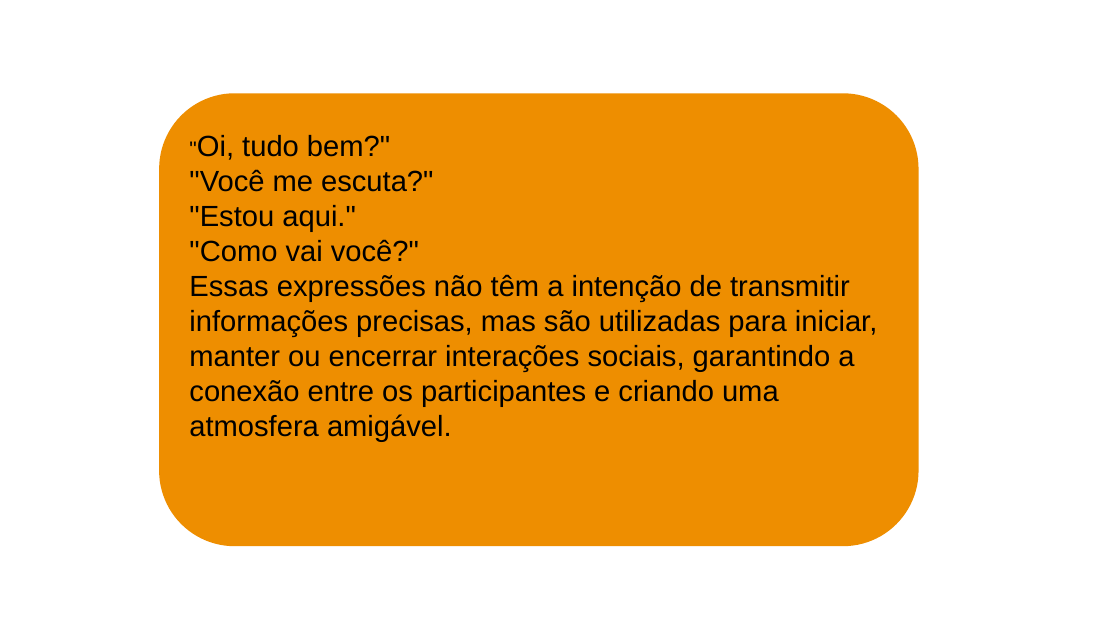
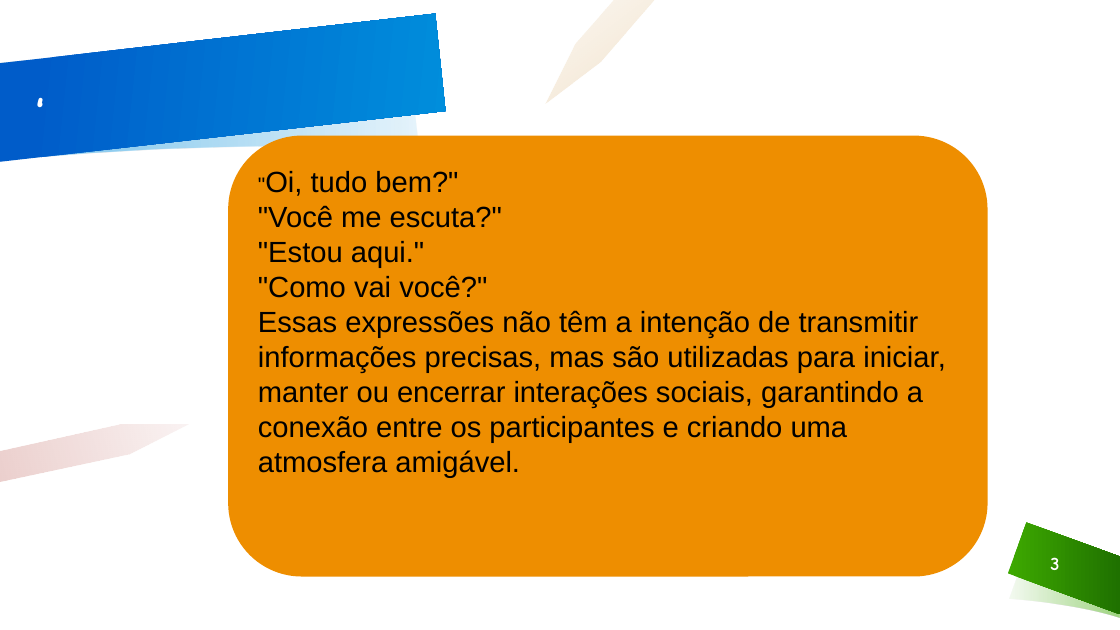
Before and after one commit to 1phantm1/SeminarioPT, a slide deck: slide 3 of funcaoFatica.pptx. Drawn at 1120x630 pixels with LibreOffice and Linux fonts; fonts in the diff are those of the drawing; background and template pictures are left out. Boxes give left, top, right and bottom in pixels: in the first picture for what was removed or moved away, otherwise in the second. Text is boxed around its words. In the diff, an @@ line names an element or a change of style, - is before the commit and + after.

Commit message:
abc

```diff
--- a/funcaoFatica.pptx
+++ b/funcaoFatica.pptx
@@ rectangle removed at <box>0,0,1120,630</box> @@
@@ freeform shape added at <box>0,13,446,163</box>, fill gradient #005CC9 to #008EDC @@
@@ title added at <box>21,9,436,179</box>, 40 pt, text #FFFFFF, bold @@
+‘
@@ freeform shape removed at <box>507,0,717,511</box> @@
@@ freeform shape removed at <box>509,0,1091,592</box> @@
@@ freeform shape removed at <box>536,0,1065,565</box> @@
@@ freeform shape added at <box>545,0,656,104</box>, fill gradient #C07400 @@
@@ freeform shape added at <box>0,48,419,161</box>, fill gradient #008EDC @@
@@ rounded rectangle ""Oi, tudo bem?"": place and size @@
-rounded rectangle ""Oi, tudo bem?"" at <box>159,93,918,546</box>
+rounded rectangle ""Oi, tudo bem?"" at <box>229,135,988,576</box>
@@ freeform shape added at <box>0,423,190,481</box>, fill gradient #9D0F00 @@
@@ page number added at <box>1050,557,1059,570</box>, 16 pt, text #FFFFFF, bold @@
+3
```
Also in this commit, not shown: 3 other slides changed, 1 slide added.
